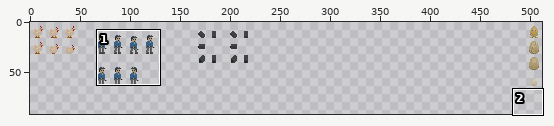
Two states of a sprite sheet, atlas/general.png. The picture above shows the old version from afar; the outline marks the close-up.
Close-up. The starting point:
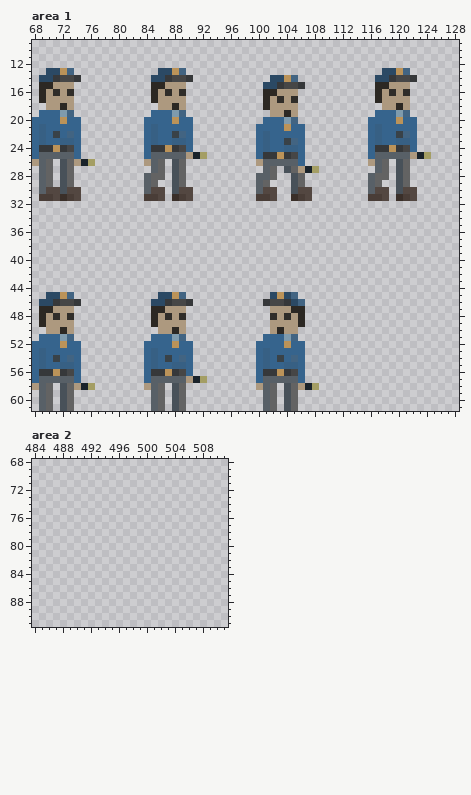
The file is 512x512 pixels. Colours within 5 levels of each other are drawn and written as one. Shown: area 1: x 68..128, y 9..61; area 2: x 484..511, y 68..91. The wide view leaves out empty margins.
After the commit:
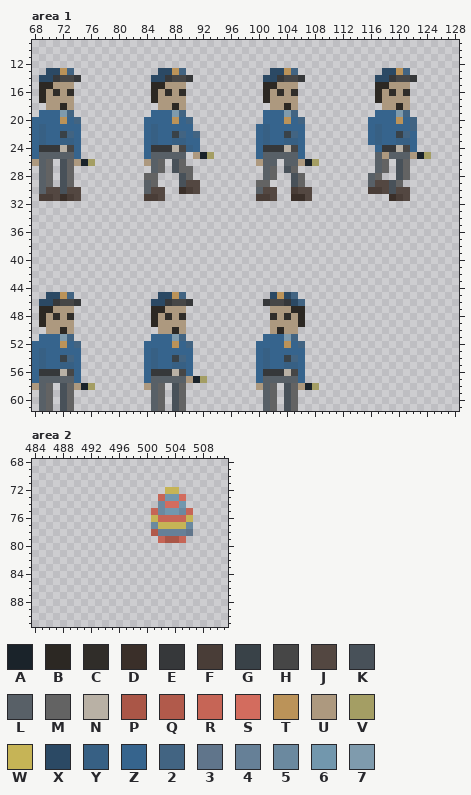
Palette (. is transparent): A #1a232a  B #2c2823  C #302d29  D #3a2f29  E #36383a  F #493d37  G #394248  H #464646  J #534741  K #485159  L #586067  M #636363  N #b9b1a5  P #aa5647  Q #b15a4b  R #c66556  S #d36c5e  T #bb9359  U #ad997f  V #a49e64  W #c6b456  X #2b4964  Y #376084  Z #36648d  2 #426482  3 #60758b  4 #668097  5 #6b899f  6 #7297ad  7 #7f9bad
The exact change:
Changed rows in their new state; - is an unchanged pixel.
Area 1:
first column x 71:
13 -------------------------------XXT2-----------------
14 ------------------------------X-EHHE----------------
15 ------------------------------BBUUU.----------------
16 -------------------------------UC-C-----------------
17 --------------------------------U-U-----------------
18 ------------------------------.--B------------------
19 ------------------------------ZZZ72-----------------
20 ---2---------------2-------------TZ2---------------2
21 ------------------------------Y--Z-----------------2
22 ZG------------------2------------G2-----------------
23 --------------------Z------------YY-----------------
24 EN--------------EN-YZ---------EEENH----------.Z-EN--
25 -------------------.UAV-------LLLLL----------.-U----
26 --------------------------------.--UAV-------.------
27 -------------------M---------------...--------------
28 -------------M-.-.KM---------.-----------------.----
29 -----------------.KJJ--------M----------------JJKM.-
30 -----------------.DFJ-------------F----------FF-KJ-.
31 -----------------...---------------D---------...DFJ.
first column x 71:
52 ---2---------------2---------------2
54 ZG--------------ZG--------------ZG--
56 EN--------------EN--------------EN--
Area 2:
first column x 501:
72 --WW--
73 -R66S-
74 -5SS6-
75 R5665R
76 WRRRRW
77 5WWWW5
78 Q44443
79 -RPPR-
Pixel boxes of the changes (left, top, right, bottom) in both close-ups:
changed: (256, 68, 319, 201)
changed: (53, 117, 81, 152)
changed: (144, 117, 214, 201)
changed: (368, 117, 417, 201)
changed: (53, 341, 81, 376)
changed: (165, 341, 193, 376)
changed: (277, 341, 305, 376)
added: (151, 487, 193, 543)
